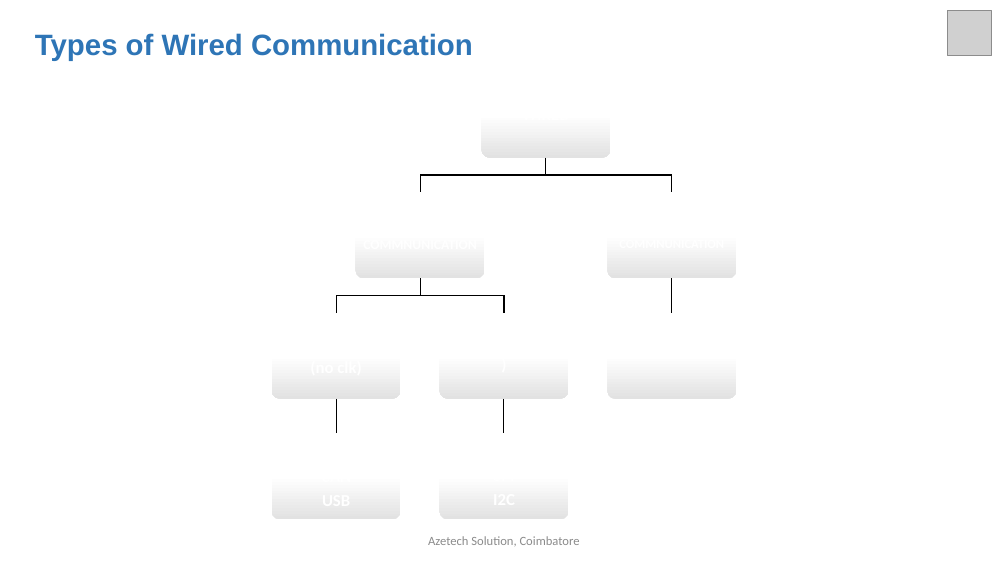
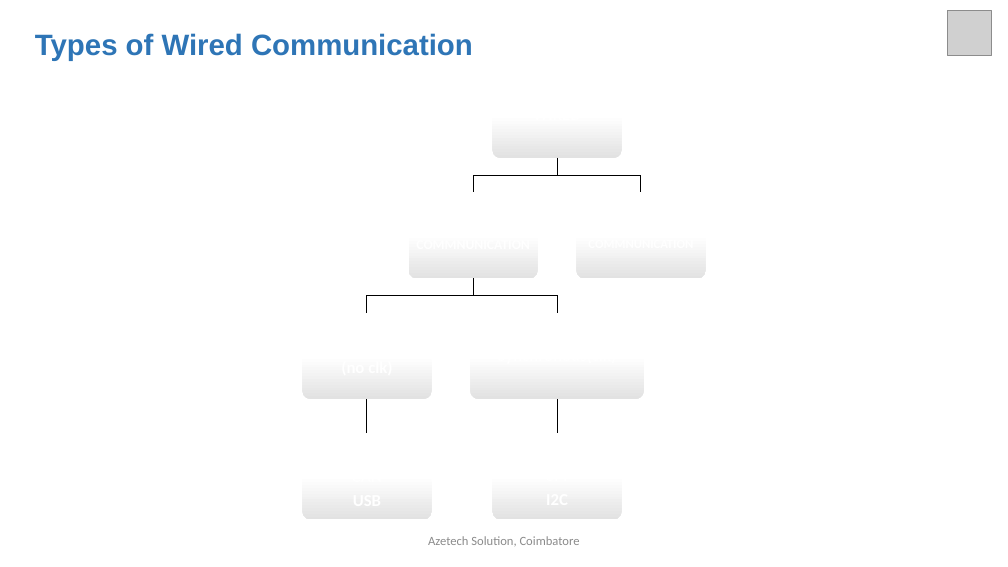
Before and after one commit to arulnelson/AZETECH-CLASS-NOTES, a slide deck: slide 6 of STM32_DOCS/STM32_UART.pptx. Drawn at 1008x567 pixels with LibreOffice and Linux fonts; fonts in the diff are those of the drawing; grey boxes stand for pictures. Boxes give left, top, right and bottom in pixels: in the first picture for what was removed or moved away, otherwise in the second. Text is boxed around its words. In the diff, an @@ line names an element or a change of style, - is before the commit and + after.

```diff
--- a/STM32_DOCS/STM32_UART.pptx
+++ b/STM32_DOCS/STM32_UART.pptx
@@ rounded rectangle: place and size @@
-rounded rectangle at [482, 72, 611, 158]
+rounded rectangle at [492, 72, 622, 158]
@@ freeform shape: place and size @@
-freeform shape at [420, 158, 547, 193]
+freeform shape at [473, 158, 557, 193]
@@ freeform shape: place and size @@
-freeform shape at [546, 158, 672, 193]
+freeform shape at [557, 158, 641, 193]
@@ 2 freeform shapes, 2 rounded rectangles: place and size @@
-2 freeform shapes, 2 rounded rectangles at [355, 192, 569, 520]
+2 freeform shapes, 2 rounded rectangles at [408, 193, 622, 520]
@@ rounded rectangle: place and size @@
-rounded rectangle at [607, 192, 737, 278]
+rounded rectangle at [576, 193, 706, 279]
@@ freeform shape: place and size @@
-freeform shape at [337, 278, 420, 313]
+freeform shape at [367, 278, 473, 313]
@@ freeform shape removed at [668, 278, 676, 313] @@
@@ rounded rectangle: place and size @@
-rounded rectangle at [439, 313, 569, 399]
+rounded rectangle at [470, 313, 644, 399]
@@ rounded rectangle removed at [607, 313, 737, 399] @@
@@ 2 rounded rectangles, 1 freeform shape: place and size @@
-2 rounded rectangles, 1 freeform shape at [271, 313, 401, 520]
+2 rounded rectangles, 1 freeform shape at [302, 313, 432, 520]
```
Also in this commit, not shown: 2 other slides changed, 1 slide removed.
